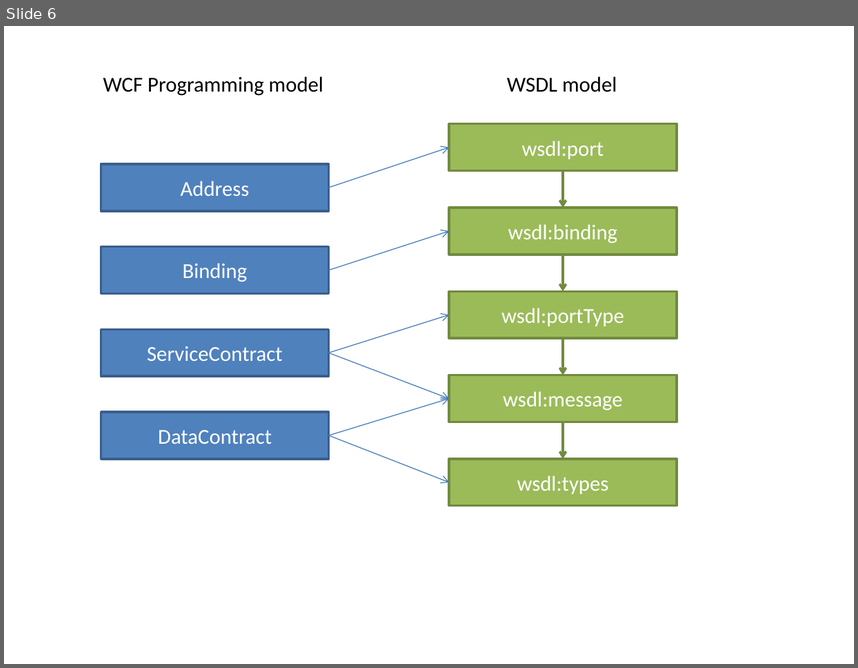
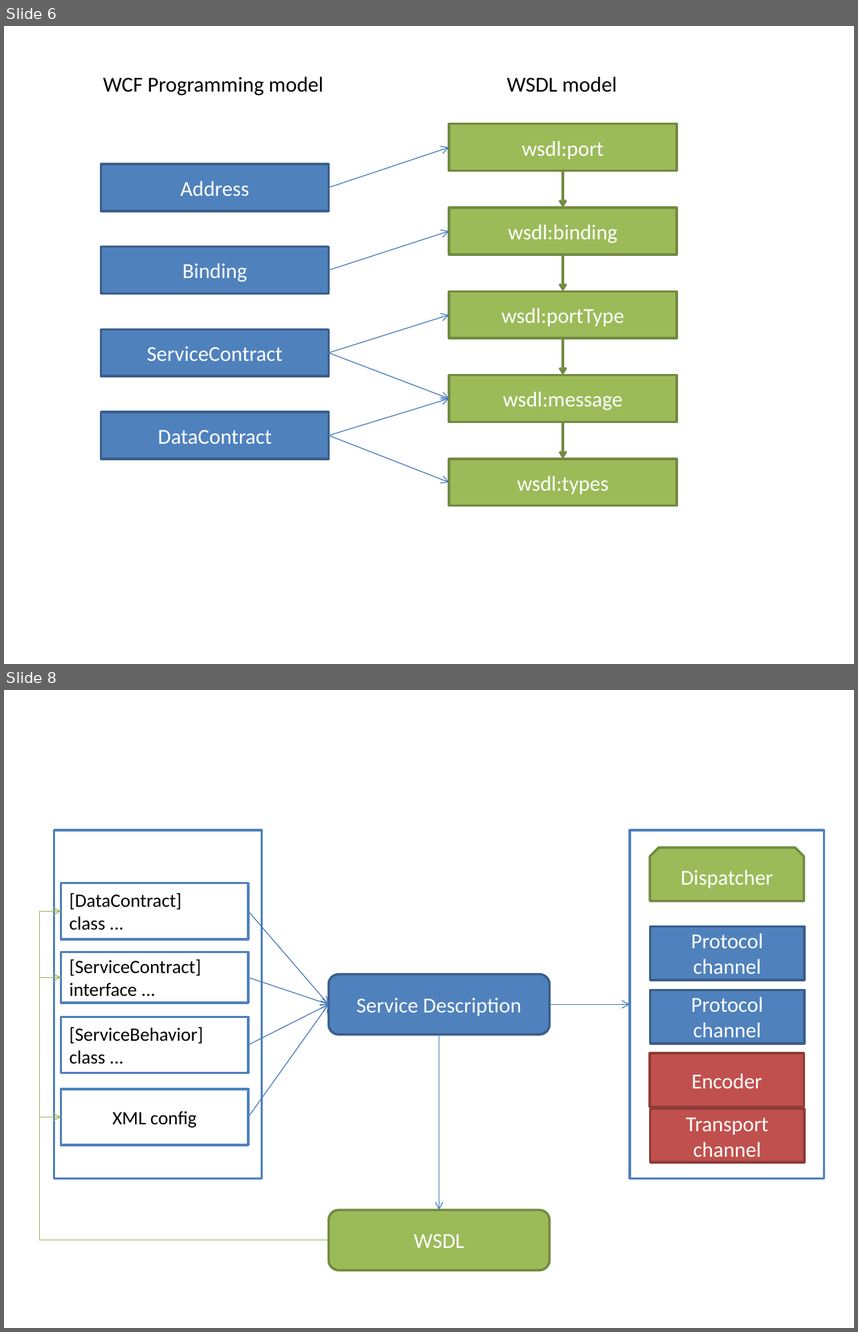
Before and after one commit to pmhsfelix/PROMPT11-06-Services-prep, a slide deck: docs/imgs/img.source.pptx. Shown one above the other, each under a label of ours: slide 6 before the commit, slides 6 and 8 after it; the slides between them are not shown. The pictures are 858x668 and 858x1332 pixels, drawn with LibreOffice and Linux fonts; fonts in the diff are those of the drawing. Boxes give left, top, right and bottom in pixels: in the first picture for what was removed or moved away, otherwise in the second. Text is boxed around its words. In the diff, an @@ line names an element or a change of style, - is before the commit and + after.

```diff
--- a/docs/imgs/img.source.pptx
+++ b/docs/imgs/img.source.pptx
@@ slide 8 added at [4, 690, 854, 1328], background #FFFFFF @@
@@ rectangle added at [54, 830, 261, 1178], fill #FFFFFF, outline #4F81BD 2 pt @@
@@ rectangle added at [630, 830, 824, 1178], fill #FFFFFF, outline #4F81BD 2 pt @@
@@ snip same rect added at [650, 847, 804, 901], fill #9BBB59, outline #738A42 2 pt, 18 pt, text #FFFFFF @@
+Dispatcher
@@ rectangle added at [61, 883, 248, 939], fill #FFFFFF, outline #4F81BD 2 pt, 16 pt, text #000000 @@
+[DataContract]
+class ...
@@ elbow arrow added from (329, 1240) to (61, 911), #98B955 0.75 pt @@
@@ arrow added from (248, 911) to (329, 1005), #4B7EBC 0.75 pt @@
@@ rectangle added at [650, 926, 804, 980], fill #4F81BD, outline #3A5F8C 2 pt, 18 pt, text #FFFFFF @@
+Protocol channel
@@ rectangle added at [61, 952, 248, 1003], fill #FFFFFF, outline #4F81BD 2 pt, 16 pt, text #000000 @@
+[ServiceContract]
+interface ...
@@ elbow arrow added from (329, 1240) to (61, 977), #98B955 0.75 pt @@
@@ arrow added from (248, 977) to (329, 1005), #4B7EBC 0.75 pt @@
@@ rounded rectangle added at [329, 974, 550, 1034], fill #4F81BD, outline #3A5F8C 2 pt, 18 pt, text #FFFFFF @@
+Service Description
@@ rectangle added at [650, 990, 804, 1044], fill #4F81BD, outline #3A5F8C 2 pt, 18 pt, text #FFFFFF @@
+Protocol channel
@@ rectangle added at [61, 1016, 248, 1072], fill #FFFFFF, outline #4F81BD 2 pt, 16 pt, text #000000 @@
+[ServiceBehavior]
+class ...
@@ arrow added from (248, 1045) to (329, 1005), #4B7EBC 0.75 pt @@
@@ arrow added from (248, 1116) to (329, 1005), #4B7EBC 0.75 pt @@
@@ arrow added from (550, 1005) to (630, 1005), #4B7EBC 0.75 pt @@
@@ arrow added from (439, 1034) to (439, 1210), #4B7EBC 0.75 pt @@
@@ rectangle added at [650, 1053, 804, 1107], fill #C0504D, outline #8E3B39 2 pt, 18 pt, text #FFFFFF @@
+Encoder
@@ rectangle added at [61, 1089, 248, 1145], fill #FFFFFF, outline #4F81BD 2 pt, 16 pt, text #000000 @@
+XML config
@@ elbow arrow added from (329, 1240) to (61, 1116), #98B955 0.75 pt @@
@@ rectangle added at [650, 1108, 804, 1162], fill #C0504D, outline #8E3B39 2 pt, 18 pt, text #FFFFFF @@
+Transport channel
@@ rounded rectangle added at [329, 1210, 550, 1270], fill #9BBB59, outline #738A42 2 pt, 18 pt, text #FFFFFF @@
+WSDL
```
Also in this commit, not shown: 5 other slides added, 6 other files.
